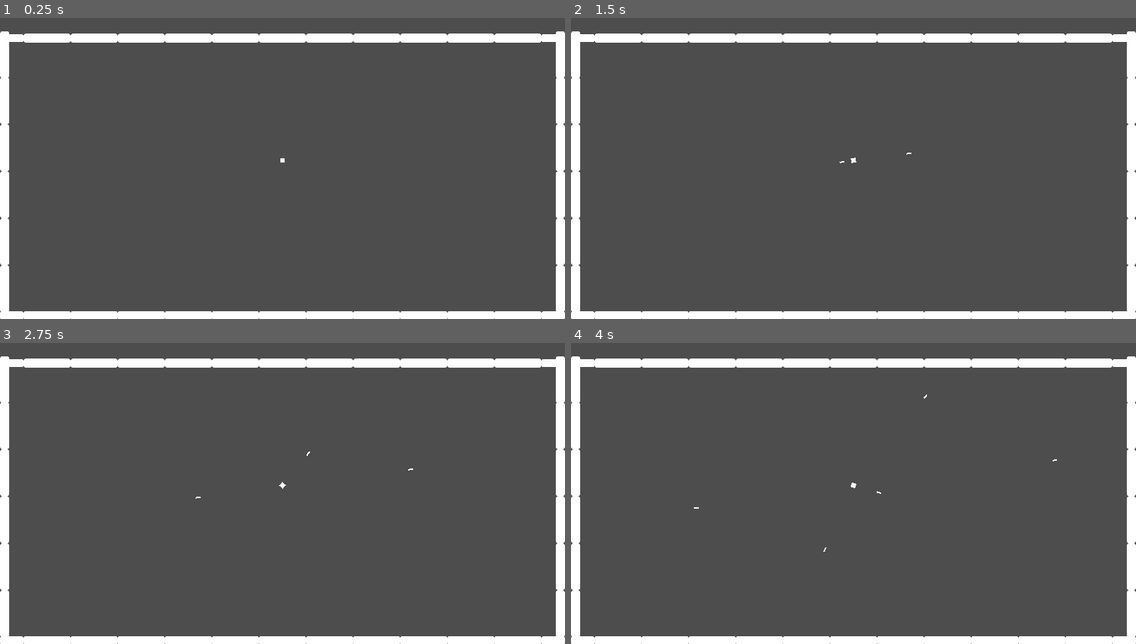
Above: before the commit, frames 1-4 (two rows, left to right).
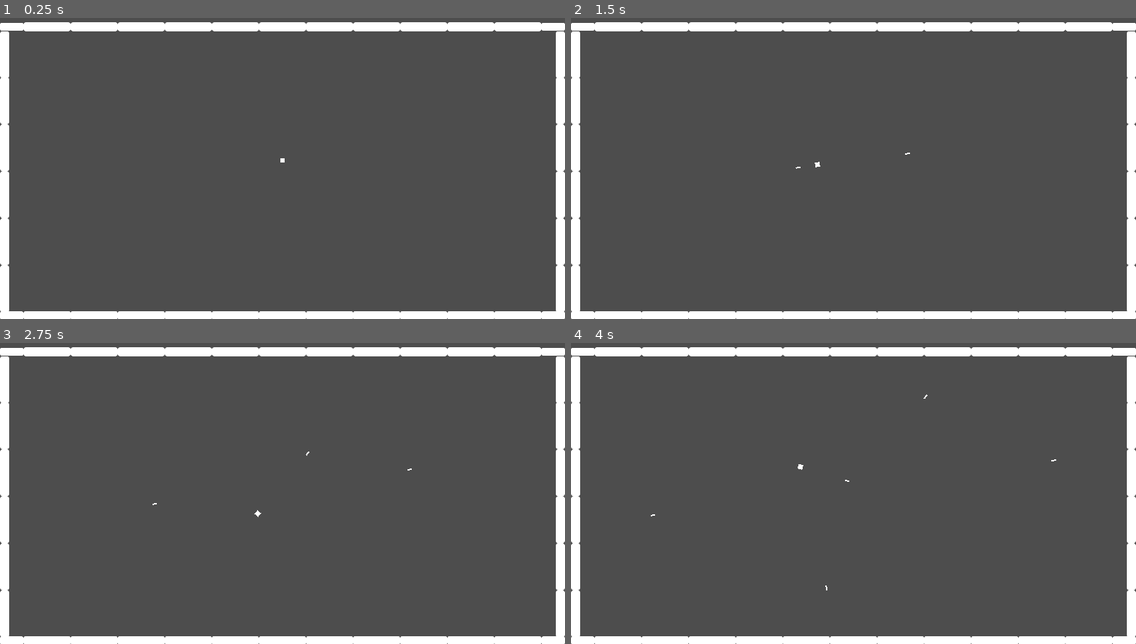
Above: after the commit, the same moments.

Repository: RoshanDavis/Dagger-Dodge-Godot-Project
Game: Godot game, scene res://scenes/game.tscn
The game is run twice, just before and just after one commit, with the same random seed, the same clock (stepped at 60 frames per second) and the same inputs.
Inputs (mouse positions are in pixels of both pictures, inside the frame that each line leads up to):
- Up to frame 1 (0.25 s): no input
- Up to frame 2 (1.5 s): tap Enter at 0.5 s; move the mouse to (977, 144) at 0.52 s; click (977, 144) at 0.6 s; tap Space at 1.25 s; move the mouse to (740, 177) at 1.27 s; click (740, 177) at 1.35 s
- Up to frame 3 (2.75 s): move the mouse to (339, 415) at 2.02 s; click (339, 415) at 2.1 s
- Up to frame 4 (4 s): tap Enter at 2.75 s; move the mouse to (825, 547) at 2.77 s; click (825, 547) at 2.85 s; move the mouse to (1023, 532) at 3.52 s; click (1023, 532) at 3.6 s

The runs differ from the first frame. In frame 1, 5.9% of the frame differs, in the area x 0-100%, y 1-9%; in frame 2, 5.9%; in frame 3, 5.9%; in frame 4, 5.9%, in the area x 0-100%, y 1-83%.

Commit message:
added player movement

Diff:
--- a/scenes/game.tscn
+++ b/scenes/game.tscn
@@ -27,7 +27,7 @@
 position = Vector2(-944, 437)
 
 [node name="Corner Wall" parent="Boundary" instance=ExtResource("2_rslra")]
-position = Vector2(-920, -416)
+position = Vector2(-920, -455)
 
 [node name="Corner Wall2" parent="Boundary" instance=ExtResource("2_rslra")]
 position = Vector2(-920, 528)
@@ -51,53 +51,53 @@
 position = Vector2(944, 437)
 
 [node name="Corner Wall3" parent="Boundary" instance=ExtResource("2_rslra")]
-position = Vector2(920, -416)
+position = Vector2(920, -455)
 
 [node name="Corner Wall4" parent="Boundary" instance=ExtResource("2_rslra")]
 position = Vector2(920, 528)
 
 [node name="Wall11" parent="Boundary" instance=ExtResource("1_1iadt")]
-position = Vector2(-800, -416)
+position = Vector2(-800, -455)
 rotation = 1.5708
 
 [node name="Wall12" parent="Boundary" instance=ExtResource("1_1iadt")]
-position = Vector2(-640, -416)
+position = Vector2(-640, -455)
 rotation = 1.5708
 
 [node name="Wall13" parent="Boundary" instance=ExtResource("1_1iadt")]
-position = Vector2(-480, -416)
+position = Vector2(-480, -455)
 rotation = 1.5708
 
 [node name="Wall14" parent="Boundary" instance=ExtResource("1_1iadt")]
-position = Vector2(-320, -416)
+position = Vector2(-320, -455)
 rotation = 1.5708
 
 [node name="Wall15" parent="Boundary" instance=ExtResource("1_1iadt")]
-position = Vector2(-160, -416)
+position = Vector2(-160, -455)
 rotation = 1.5708
 
 [node name="Wall16" parent="Boundary" instance=ExtResource("1_1iadt")]
-position = Vector2(0, -416)
+position = Vector2(0, -455)
 rotation = 1.5708
 
 [node name="Wall17" parent="Boundary" instance=ExtResource("1_1iadt")]
-position = Vector2(160, -416)
+position = Vector2(160, -455)
 rotation = 1.5708
 
 [node name="Wall18" parent="Boundary" instance=ExtResource("1_1iadt")]
-position = Vector2(320, -416)
+position = Vector2(320, -455)
 rotation = 1.5708
 
 [node name="Wall19" parent="Boundary" instance=ExtResource("1_1iadt")]
-position = Vector2(480, -416)
+position = Vector2(480, -455)
 rotation = 1.5708
 
 [node name="Wall20" parent="Boundary" instance=ExtResource("1_1iadt")]
-position = Vector2(640, -416)
+position = Vector2(640, -455)
 rotation = 1.5708
 
 [node name="Wall21" parent="Boundary" instance=ExtResource("1_1iadt")]
-position = Vector2(800, -416)
+position = Vector2(800, -455)
 rotation = 1.5708
 
 [node name="Wall22" parent="Boundary" instance=ExtResource("1_1iadt")]
--- a/scripts/player.gd
+++ b/scripts/player.gd
@@ -1,18 +1,21 @@
 extends CharacterBody2D
 
-var speed
-var recoilDir
 var dagger
+@export var recoilSpeed = 200
 
 func _ready():
-	speed = 250
-	recoilDir = Vector2.ZERO
+	velocity = Vector2(0,0)
 	dagger = preload("res://scenes/dagger.tscn")
 
 func _physics_process(delta):
+	look_at(get_global_mouse_position())
 	if Input.is_action_just_pressed("Throw"):
-		look_at(get_global_mouse_position())
 		var daggerInstance = dagger.instantiate()
 		daggerInstance.position = $FirePoint.global_position
 		daggerInstance.rotation = rotation
 		get_tree().get_root().get_node("Game").add_child(daggerInstance)
+		velocity = global_transform.basis_xform(Vector2.LEFT * recoilSpeed)
+
+	var collision = move_and_collide(velocity * delta)
+	if collision:
+		velocity = velocity.bounce(collision.get_normal())
